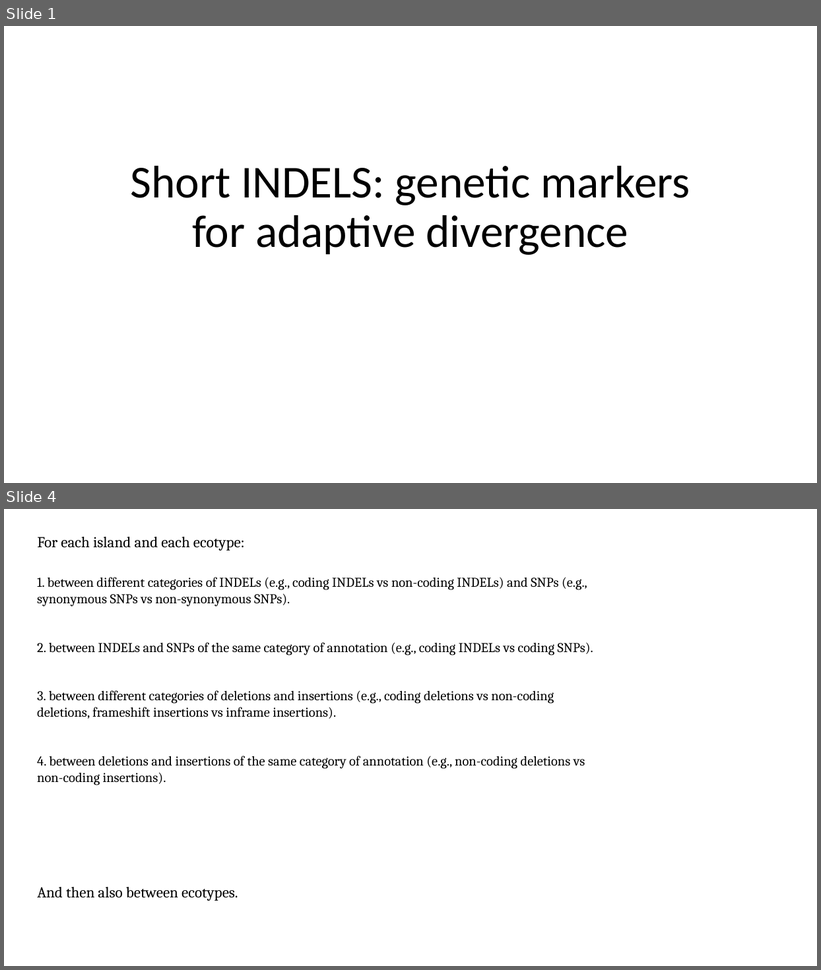
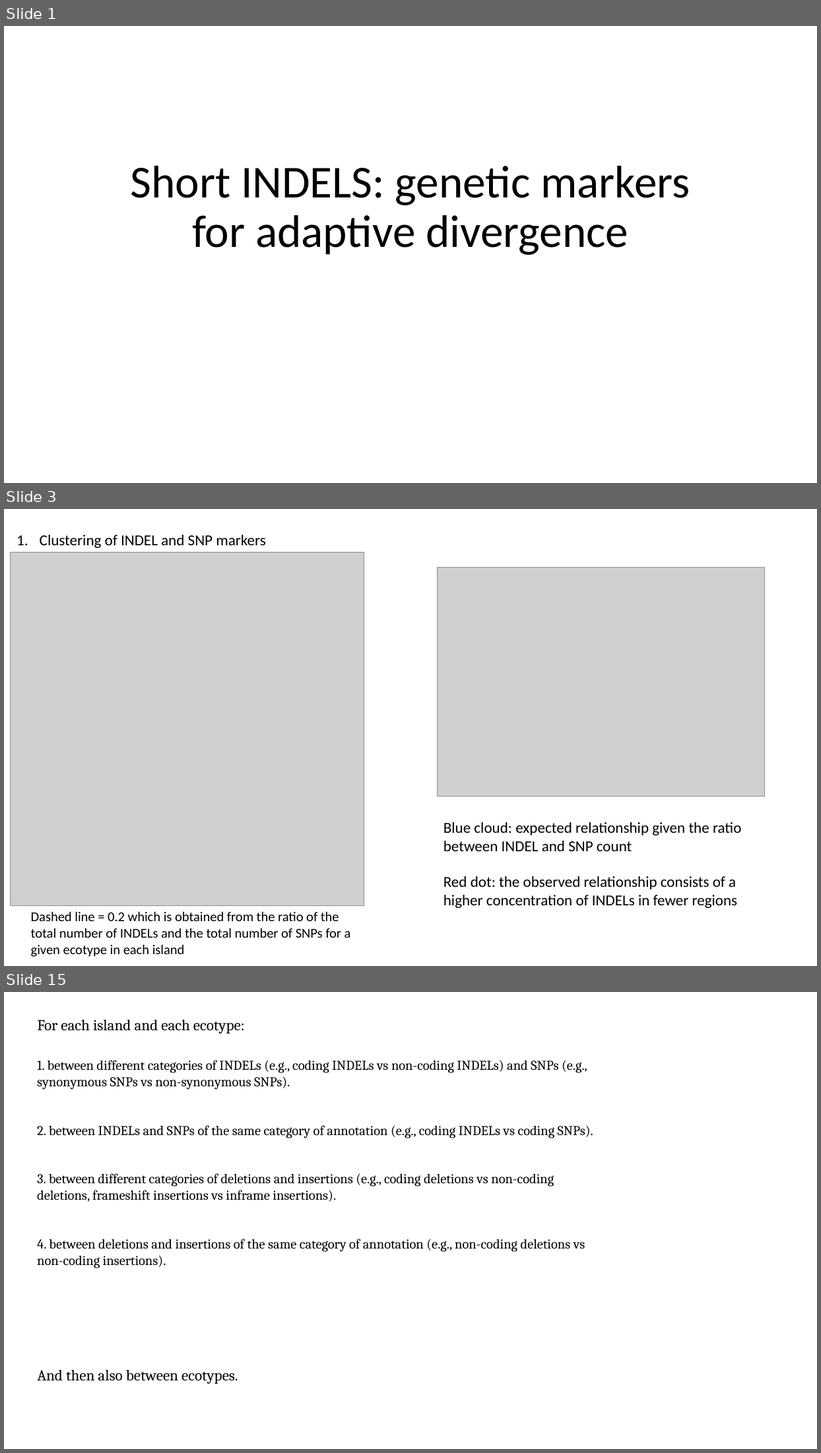
Before and after one commit to sam0per/Littorina_saxatilis_short_variants, a slide deck: short_genetic_variants/docs/short_indels_v05.pptx. Shown one above the other, each under a label of ours: slides 1 and 4 before the commit, slides 1, 3 and 15 after it; the slides between them are not shown. The pictures are 821x970 and 821x1453 pixels, drawn with LibreOffice and Linux fonts; fonts in the diff are those of the drawing; grey boxes stand for pictures. Boxes give left, top, right and bottom in pixels: in the first picture for what was removed or moved away, otherwise in the second. Text is boxed around its words. In the diff, an @@ line names an element or a change of style, - is before the commit and + after.

```diff
--- a/short_genetic_variants/docs/short_indels_v05.pptx
+++ b/short_genetic_variants/docs/short_indels_v05.pptx
@@ slide 3 added at (4, 509, 817, 966), background #FFFFFF @@
@@ text added at (40, 535, 265, 548), 18 pt, text #000000 @@
+1. Clustering of INDEL and SNP markers
@@ picture added at (11, 553, 364, 906) @@
@@ picture added at (438, 567, 765, 796) @@
@@ text added at (444, 823, 741, 852), 18 pt, text #000000 @@
+Blue cloud: expected relationship given the ratio between INDEL and SNP count
@@ text added at (444, 877, 738, 908), 18 pt, text #000000 @@
+Red dot: the observed relationship consists of a higher concentration of INDELs in fewer regions
@@ text added at (31, 912, 351, 957), 16 pt, text #000000 @@
+Dashed line = 0.2 which is obtained from the ratio of the total number of INDELs and the total number of SNPs for a given ecotype in each island
@@ what was slide 4 is now slide 15 @@
```
Also in this commit, not shown: 2 slides changed, 10 other slides added, 13 slides removed, 8 other files.
